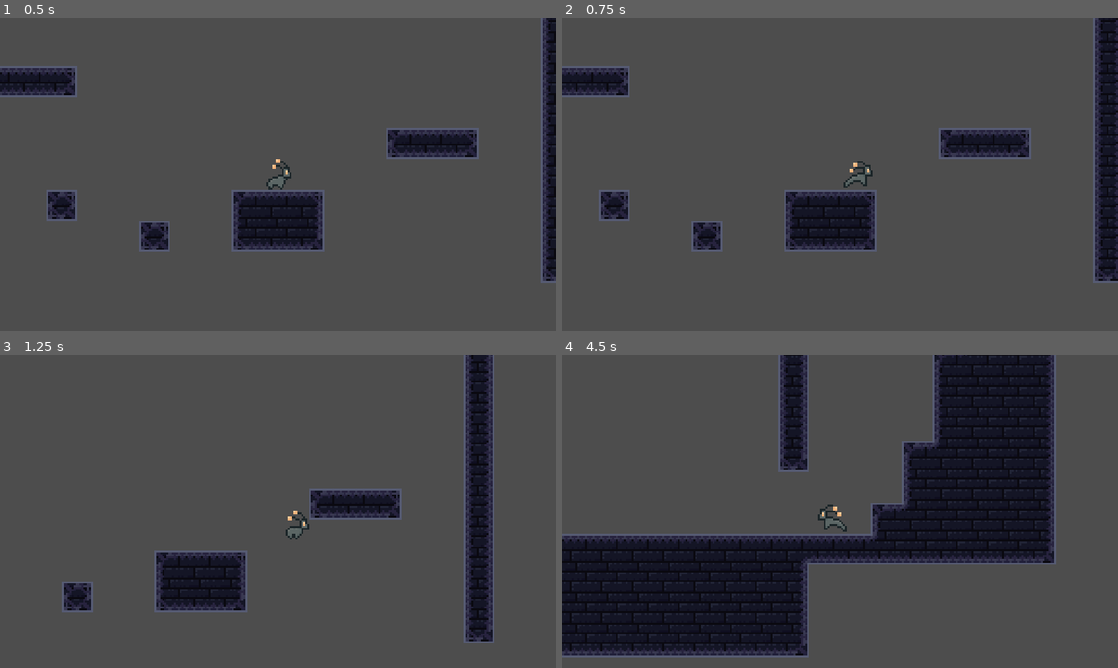
Above: before the commit, frames 1-4 (two rows, left to right).
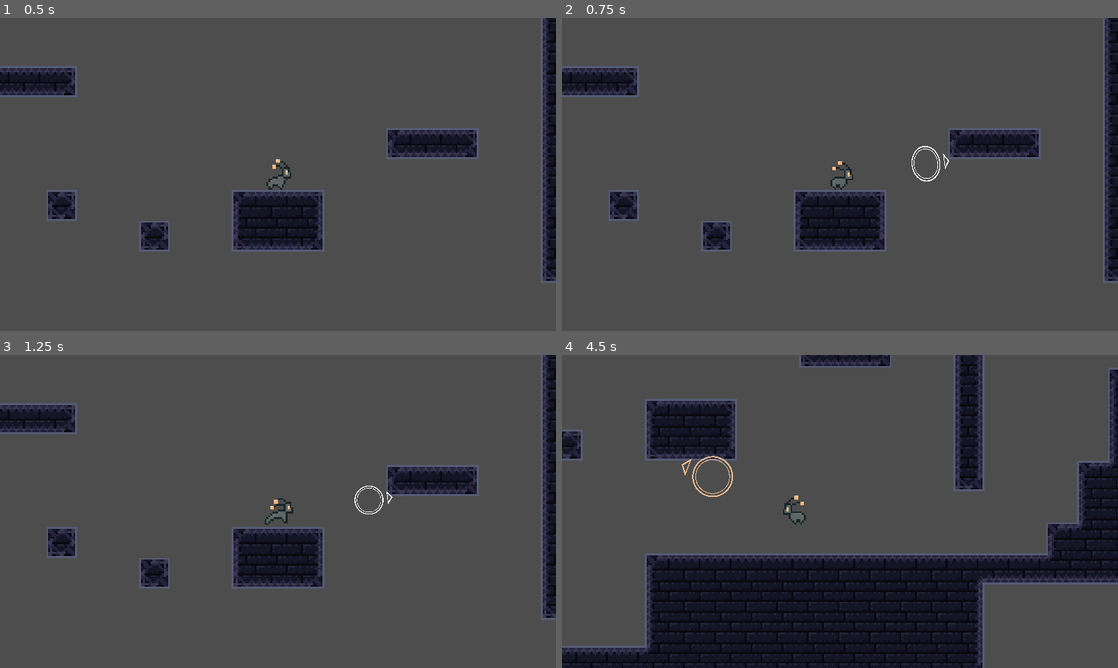
Above: after the commit, the same moments.

Repository: GamemakerPixel/cs315-project-2
Game: Godot game, scene res://scenes/levels/testing/test_level.tscn
The game is run twice, just before and just after one commit, with the same random seed, the same clock (stepped at 60 frames per second) and the same inputs. The project has no main scene, so this scene is started directly.
Inputs (mouse positions are in pixels of both pictures, inside the frame that each line leads up to):
- Up to frame 1 (0.5 s): no input
- Up to frame 2 (0.75 s): tap Enter at 0.5 s; move the mouse to (962, 158) at 0.52 s; press the mouse at (962, 158) at 0.53 s; hold D (move_right) from 0.53 s (still down)
- Up to frame 3 (1.25 s): keep holding D (move_right); tap Space (jump) at 0.77, 1.07 s; tap Q (warp, bound only before the commit) at 0.8 s
- Up to frame 4 (4.5 s): move the mouse to (728, 527) at 1.27 s; release the mouse at (728, 527) at 1.28 s; tap Q (warp, bound only before the commit) at 1.35, 3.05 s; tap Space (jump) at 1.52, 1.55, 1.82, 3.02, 3.32, 3.77, 3.8, 4.07 s; move the mouse to (895, 442) at 2.02 s; release D (move_right) at 2.03 s; hold A (move_left) 2.03-2.78 s; hold Space (jump) 2.03-2.78 s; click (895, 442) at 2.3 s; move the mouse to (812, 574) at 2.77 s; hold D (move_right) 2.78-4.28 s; click (812, 574) at 2.85 s; move the mouse to (1006, 558) at 3.52 s; hold Q (warp, bound only before the commit) 3.53-4.28 s; move the mouse to (673, 464) at 4.27 s; hold A (move_left) from 4.28 s (still down); click (673, 464) at 4.35 s

Frame 1 is identical in both runs. In frame 2, 5.8% of the frame differs, in the area x 0-100%, y 0-85%; in frame 3, 18%; in frame 4, 50%, in the area x 0-100%, y 0-100%.

Commit message:
Add warp ability

Diff:
--- a/project.godot
+++ b/project.godot
@@ -36,24 +36,13 @@
 "deadzone": 0.5,
 "events": [Object(InputEventKey,"resource_local_to_scene":false,"resource_name":"","device":-1,"window_id":0,"alt_press …(191 unchanged characters)…
 , Object(InputEventJoypadButton,"resource_local_to_scene":false,"resource_name":"","device":-1,"button_index":0,"pressure":0.0,"pressed":false,"script":null)
-]
-}
-move_up={
-"deadzone": 0.5,
-"events": [Object(InputEventKey,"resource_local_to_scene":false,"resource_name":"","device":-1,"window_id":0,"alt_pressed":false,"shift_pressed":false,"ctrl_pressed":false,"meta_pressed":false,"pressed":false,"keycode":0,"physical_keycode":87,"key_label":0,"unicode":119,"location":0,"echo":false,"script":null)
-, Object(InputEventJoypadMotion,"resource_local_to_scene":false,"resource_name":"","device":-1,"axis":1,"axis_value":-1.0,"script":null)
-]
-}
-move_down={
-"deadzone": 0.5,
-"events": [Object(InputEventKey,"resource_local_to_scene":false,"resource_name":"","device":-1,"window_id":0,"alt_pressed":false,"shift_pressed":false,"ctrl_pressed":false,"meta_pressed":false,"pressed":false,"keycode":0,"physical_keycode":83,"key_label":0,"unicode":115,"location":0,"echo":false,"script":null)
-, Object(InputEventJoypadMotion,"resource_local_to_scene":false,"resource_name":"","device":-1,"axis":1,"axis_value":1.0,"script":null)
+, Object(InputEventKey,"resource_local_to_scene":false,"resource_name":"","device":-1,"window_id":0,"alt_pressed":false,"shift_pressed":false,"ctrl_pressed":false,"meta_pressed":false,"pressed":false,"keycode":0,"physical_keycode":87,"key_label":0,"unicode":119,"location":0,"echo":false,"script":null)
 ]
 }
 warp={
 "deadzone": 0.5,
-"events": [Object(InputEventKey,"resource_local_to_scene":false,"resource_name":"","device":-1,"window_id":0,"alt_pressed":false,"shift_pressed":false,"ctrl_pressed":false,"meta_pressed":false,"pressed":false,"keycode":0,"physical_keycode":81,"key_label":0,"unicode":113,"location":0,"echo":false,"script":null)
-, Object(InputEventJoypadButton,"resource_local_to_scene":false,"resource_name":"","device":-1,"button_index":3,"pressure":0.0,"pressed":false,"script":null)
+"events": [Object(InputEventJoypadButton,"resource_local_to_scene":false,"resource_name":"","device":-1,"button_index":3,"pressure":0.0,"pressed":false,"script":null)
+, Object(InputEventMouseButton,"resource_local_to_scene":false,"resource_name":"","device":-1,"window_id":0,"alt_pressed":false,"shift_pressed":false,"ctrl_pressed":false,"meta_pressed":false,"button_mask":0,"position":Vector2(0, 0),"global_position":Vector2(0, 0),"factor":1.0,"button_index":1,"canceled":false,"pressed":false,"double_click":false,"script":null)
 ]
 }
 interact={
--- a/scenes/characters/player.gd
+++ b/scenes/characters/player.gd
@@ -5,20 +5,26 @@
 	RUNNING,
 	ASCENDING,
 	DESCENDING,
+	WARPING,
 }
 
 const ANIMATION_NODEPATH = "Animation"
+const WARP_ANIMATION_NODEPATH = "WarpIndicator/Animation"
 
 # Pixels / sec
 const SPEED = 350
+const FLOAT_SPEED = 25
 
 const ACCELERATION_SECONDS = 0.1
 const DECELERATION_SECONDS = 0.1
+
+const TIME_SCALE_CHANGE_PER_SECOND = 2.0
 
 const TILE_SIZE = 64
 const JUMP_HEIGHT = 2.65
 const JUMP_EARLY_RELEASE_DAMPING = 0.5
 const JUMP_BUFFER_TIME = 0.1
+const WARP_JUMP_SCALE = 0.8
 
 @onready var gravity = PhysicsServer2D.area_get_param(
 	get_viewport().find_world_2d().space,
@@ -32,6 +38,7 @@
 	States.RUNNING: RunState,
 	States.ASCENDING: AscendingState,
 	States.DESCENDING: DescendingState,
+	States.WARPING: WarpingState,
 }
 
 var state_machine := PlayerStateMachine.new(STATES, self)
@@ -88,6 +95,26 @@
 	velocity.y += 2.0 * gravity * delta
 
 
+func start_floating() -> void:
+	var direction = velocity.normalized()
+	velocity = FLOAT_SPEED * direction
+
+
+func point_warp_indicator_at_mouse() -> void:
+	$WarpIndicator.look_at(get_global_mouse_position())
+
+
+func warp() -> void:
+	var to_position: Vector2 = $WarpIndicator/Sprite.global_position
+	var direction := (to_position - position).normalized()
+
+	var new_velocity = (WARP_JUMP_SCALE * jump_speed) * direction
+
+	position = to_position
+	velocity = new_velocity
+	print(velocity)
+
+
 func _read_run_input(event: InputEvent) -> void:
 	if event.is_action("move_left") or event.is_action("move_right"):
 		run_input = Input.get_axis("move_left", "move_right")
@@ -129,6 +156,9 @@
 			player.jump()
 			state_machine.change_state_to(States.ASCENDING)
 
+		if event.is_action_pressed("warp"):
+			state_machine.change_state_to(States.WARPING)
+
 		if event.is_action("move_right") or event.is_action("move_left"):
 			state_machine.change_state_to(States.RUNNING)
 
@@ -154,6 +184,9 @@
 			player.jump()
 			state_machine.change_state_to(States.ASCENDING)
 
+		if event.is_action_pressed("warp"):
+			state_machine.change_state_to(States.WARPING)
+
 	func physics_process(delta: float) -> void:
 		player.run(delta)
 
@@ -171,6 +204,9 @@
 		if event.is_action_released("jump") and not jump_dampened:
 			player.dampen_jump()
 			jump_dampened = true
+
+		if event.is_action_pressed("warp"):
+			state_machine.change_state_to(States.WARPING)
 
 	func physics_process(delta: float) -> void:
 		if player.run_input != 0.0:
@@ -187,6 +223,10 @@
 
 
 class DescendingState extends PlayerState:
+	func unhandled_input(event: InputEvent) -> void:
+		if event.is_action_pressed("warp"):
+			state_machine.change_state_to(States.WARPING)
+
 	func physics_process(delta: float) -> void:
 		if player.run_input != 0.0:
 			player.run(delta)
@@ -202,3 +242,32 @@
 				state_machine.change_state_to(States.IDLE)
 			else:
 				state_machine.change_state_to(States.RUNNING)
+
+
+class WarpingState extends PlayerState:
+	func on_entry() -> void:
+		var slow_mo_tween = player.get_tree().create_tween()
+		slow_mo_tween.tween_property(Engine, "time_scale", 0.25, 0.05)
+		player.get_node(WARP_ANIMATION_NODEPATH).play("activate")
+		player.start_floating()
+
+	func unhandled_input(event: InputEvent) -> void:
+		if event.is_action_released("warp"):
+			player.warp()
+			if player.velocity.y < 0:
+				state_machine.change_state_to(States.ASCENDING)
+			else:
+				state_machine.change_state_to(States.DESCENDING)
+
+	func process(_delta: float) -> void:
+		player.point_warp_indicator_at_mouse()
+
+	func physics_process(_delta: float) -> void:
+		#player.adjust_time_scale_towards(delta, 0.5)
+		#player.fall(delta)
+		player.move_and_slide()
+
+	func on_exit() -> void:
+		var slow_mo_tween = player.get_tree().create_tween()
+		slow_mo_tween.tween_property(Engine, "time_scale", 1.0, 0.05)
+		player.get_node(WARP_ANIMATION_NODEPATH).play("disappear")
--- a/scenes/characters/player.tscn
+++ b/scenes/characters/player.tscn
@@ -70,9 +70,48 @@
 [sub_resource type="RectangleShape2D" id="RectangleShape2D_fy35m"]
 size = Vector2(56, 44)
 
+[sub_resource type="Animation" id="Animation_ogcns"]
+length = 0.001
+tracks/0/type = "value"
+tracks/0/imported = false
+tracks/0/enabled = true
+tracks/0/path = NodePath("Sprite:scale")
+tracks/0/interp = 1
+tracks/0/loop_wrap = true
+tracks/0/keys = {
+"times": PackedFloat32Array(0),
+"transitions": PackedFloat32Array(1),
+"update": 0,
+"values": [Vector2(1e-05, 1e-05)]
+}
+tracks/1/type = "value"
+tracks/1/imported = false
+tracks/1/enabled = true
+tracks/1/path = NodePath("Sprite:position")
+tracks/1/interp = 1
+tracks/1/loop_wrap = true
+tracks/1/keys = {
+"times": PackedFloat32Array(0),
+"transitions": PackedFloat32Array(1),
+"update": 0,
+"values": [Vector2(300, 0)]
+}
+tracks/2/type = "value"
+tracks/2/imported = false
+tracks/2/enabled = true
+tracks/2/path = NodePath("Sprite:self_modulate")
+tracks/2/interp = 1
+tracks/2/loop_wrap = true
+tracks/2/keys = {
+"times": PackedFloat32Array(0),
+"transitions": PackedFloat32Array(1),
+"update": 0,
+"values": [Color(1, 1, 1, 1)]
+}
+
 [sub_resource type="Animation" id="Animation_xj18l"]
 resource_name = "activate"
-length = 0.175
+length = 0.1
 step = 0.0125
 tracks/0/type = "value"
 tracks/0/imported = false
@@ -81,7 +120,7 @@
 tracks/0/interp = 2
 tracks/0/loop_wrap = true
 tracks/0/keys = {
-"times": PackedFloat32Array(0, 0.1, 0.125, 0.15, 0.175),
+"times": PackedFloat32Array(0, 0.05, 0.0625, 0.075, 0.0875),
 "transitions": PackedFloat32Array(1, 1, 1, 1, 1),
 "update": 0,
 "values": [Vector2(1e-05, 1e-05), Vector2(0.125, 0.1), Vector2(0.1, 0.125), Vector2(0.1, 0.08), Vector2(0.1, 0.1)]
@@ -93,43 +132,70 @@
 tracks/1/interp = 2
 tracks/1/loop_wrap = true
 tracks/1/keys = {
-"times": PackedFloat32Array(0, 0.1, 0.15, 0.175),
+"times": PackedFloat32Array(0, 0.05, 0.0625, 0.075),
 "transitions": PackedFloat32Array(1, 1, 1, 1),
 "update": 0,
-"values": [Vector2(0, 0), Vector2(325, 0), Vector2(290, 0), Vector2(300, 0)]
-}
-
-[sub_resource type="Animation" id="Animation_ogcns"]
-length = 0.001
-tracks/0/type = "value"
-tracks/0/imported = false
-tracks/0/enabled = true
-tracks/0/path = NodePath("Sprite:scale")
-tracks/0/interp = 1
-tracks/0/loop_wrap = true
-tracks/0/keys = {
-"times": PackedFloat32Array(0),
-"transitions": PackedFloat32Array(1),
-"update": 0,
-"values": [Vector2(1e-05, 1e-05)]
+"values": [Vector2(0, 0), Vector2(225, 0), Vector2(190, 0), Vector2(200, 0)]
+}
+tracks/2/type = "value"
+tracks/2/imported = false
+tracks/2/enabled = true
+tracks/2/path = NodePath("Sprite:self_modulate")
+tracks/2/interp = 1
+tracks/2/loop_wrap = true
+tracks/2/keys = {
+"times": PackedFloat32Array(0),
+"transitions": PackedFloat32Array(1),
+"update": 0,
+"values": [Color(1, 1, 1, 1)]
+}
+
+[sub_resource type="Animation" id="Animation_ngmip"]
+resource_name = "disappear"
+length = 0.25
+step = 0.0125
+tracks/0/type = "value"
+tracks/0/imported = false
+tracks/0/enabled = true
+tracks/0/path = NodePath("Sprite:position")
+tracks/0/interp = 2
+tracks/0/loop_wrap = true
+tracks/0/keys = {
+"times": PackedFloat32Array(0),
+"transitions": PackedFloat32Array(1),
+"update": 0,
+"values": [Vector2(200, 0)]
 }
 tracks/1/type = "value"
 tracks/1/imported = false
 tracks/1/enabled = true
-tracks/1/path = NodePath("Sprite:position")
-tracks/1/interp = 1
+tracks/1/path = NodePath("Sprite:scale")
+tracks/1/interp = 2
 tracks/1/loop_wrap = true
 tracks/1/keys = {
-"times": PackedFloat32Array(0),
-"transitions": PackedFloat32Array(1),
-"update": 0,
-"values": [Vector2(300, 0)]
+"times": PackedFloat32Array(0, 0.025, 0.25),
+"transitions": PackedFloat32Array(1, 1, 1),
+"update": 0,
+"values": [Vector2(0.1, 0.1), Vector2(0.15, 0.15), Vector2(0.01, 0.01)]
+}
+tracks/2/type = "value"
+tracks/2/imported = false
+tracks/2/enabled = true
+tracks/2/path = NodePath("Sprite:self_modulate")
+tracks/2/interp = 1
+tracks/2/loop_wrap = true
+tracks/2/keys = {
+"times": PackedFloat32Array(0, 0.025, 0.1, 0.25),
+"transitions": PackedFloat32Array(1, 1, 1, 1),
+"update": 0,
+"values": [Color(1, 1, 1, 1), Color(0.94902, 0.701961, 0.482353, 1), Color(0.95, 0.95, 0.95, 1), Color(0.95, 0.95, 0.95, 0)]
 }
 
 [sub_resource type="AnimationLibrary" id="AnimationLibrary_bakor"]
 _data = {
 "RESET": SubResource("Animation_ogcns"),
-"activate": SubResource("Animation_xj18l")
+"activate": SubResource("Animation_xj18l"),
+"disappear": SubResource("Animation_ngmip")
 }
 
 [node name="Player" type="CharacterBody2D"]
Not shown: 1 places in scenes/characters/player.tscn that only renumber resources
